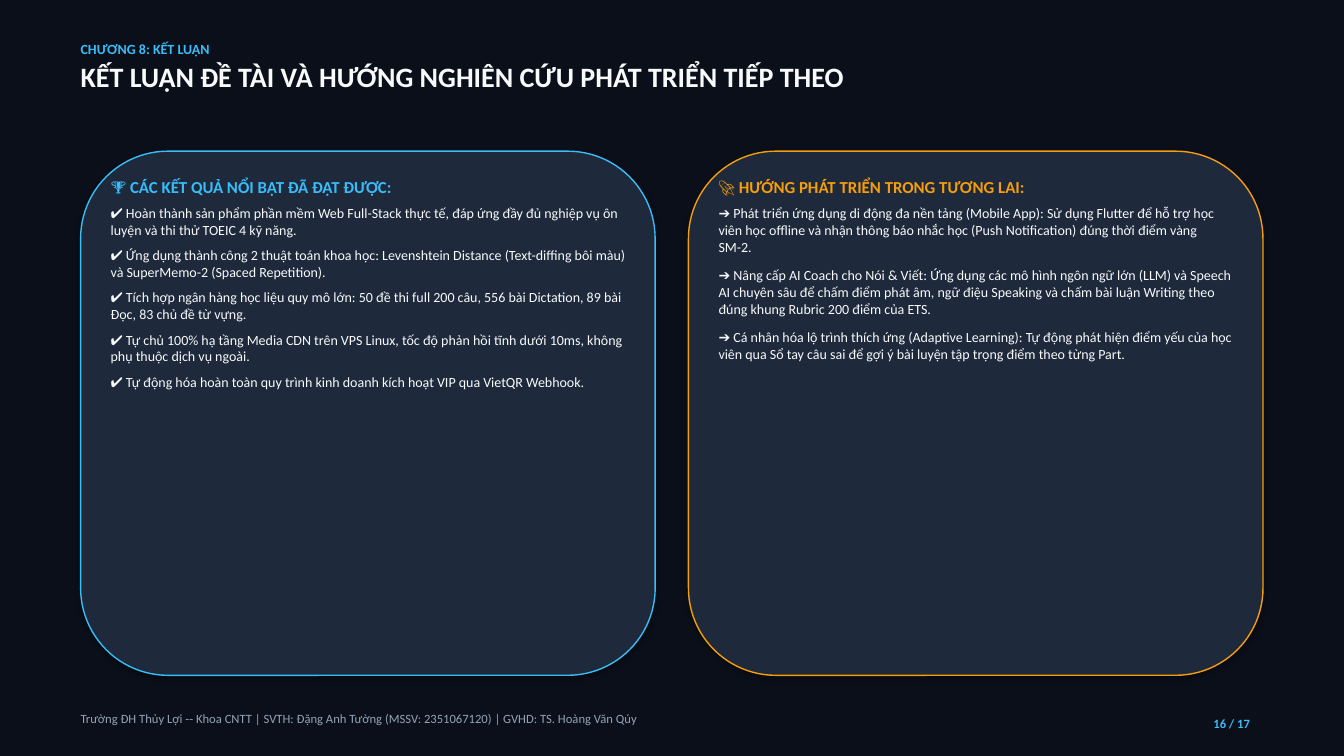
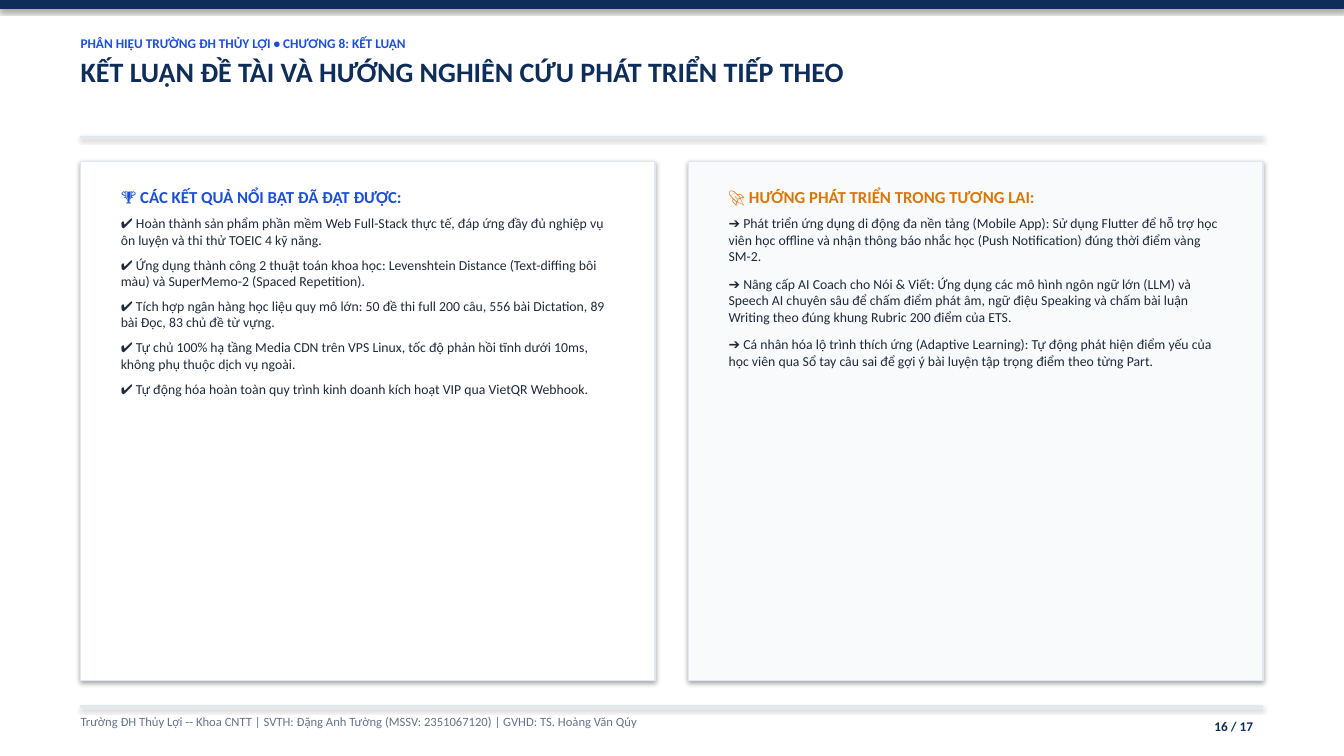
Before and after one commit to DangAnhTuong/He_Thong_Hoc_Thi_Toeic, a slide deck: slide 16 of Bao_Cao_Thuyet_Trinh_He_Thong_Hoc_Thi_Toeic.pptx. Drawn at 1344x756 pixels with LibreOffice and Linux fonts; fonts in the diff are those of the drawing. Boxes give left, top, right and bottom in pixels: in the first picture for what was removed or moved away, otherwise in the second. Text is boxed around its words. In the diff, an @@ line names an element or a change of style, - is before the commit and + after.

```diff
--- a/Bao_Cao_Thuyet_Trinh_He_Thong_Hoc_Thi_Toeic.pptx
+++ b/Bao_Cao_Thuyet_Trinh_He_Thong_Hoc_Thi_Toeic.pptx
@@ rectangle at <box>0,0,1344,756</box>: fill #0B0F19 to #FFFFFF; outline #0B0F19 0.75 pt to #FFFFFF 0.75 pt @@
@@ rectangle added at <box>0,0,1344,8</box>, fill #0F2D59, outline #0F2D59 0.75 pt @@
@@ text at <box>81,37,405,51</box>: text changed; size 10 to 9.5 pt; text colour #38BDF8 to #1D4ED8 @@
-CHƯƠNG 8: KẾT LUẬN
+PHÂN HIỆU TRƯỜNG ĐH THỦY LỢI • CHƯƠNG 8: KẾT LUẬN
@@ text at <box>81,58,844,87</box>: text colour #F8FAFC to #0F2D59 in "KẾT LUẬN ĐỀ TÀI VÀ HƯỚNG NGHIÊN ..." @@
@@ rectangle added at <box>81,136,1263,137</box>, fill #E2E8F0, outline #E2E8F0 0.75 pt @@
@@ rounded rectangle removed at <box>81,151,655,676</box> @@
@@ rectangle added at <box>81,161,655,681</box>, fill #FFFFFF, outline #E2E8F0 1 pt @@
@@ rounded rectangle removed at <box>689,151,1263,676</box> @@
@@ rectangle added at <box>689,161,1263,681</box>, fill #F8FAFC, outline #E2E8F0 1 pt @@
@@ text "🏆 CÁC KẾT QUẢ NỔI ...": place and size @@
-text "🏆 CÁC KẾT QUẢ NỔI ..." at <box>111,179,625,390</box>
+text "🏆 CÁC KẾT QUẢ NỔI ..." at <box>121,189,605,397</box>
@@ text "🏆 CÁC KẾT QUẢ NỔI ..." at <box>121,189,605,397</box>: text colour #38BDF8 to #1D4ED8 in "🏆 CÁC KẾT QUẢ NỔI BẬT ĐÃ ..."; size 10 to 9.8 pt, text colour #F8FAFC to #1E293B @@
@@ text "🚀 HƯỚNG PHÁT TRIỂN TRONG ...": place and size @@
-text "🚀 HƯỚNG PHÁT TRIỂN TRONG ..." at <box>719,179,1232,362</box>
+text "🚀 HƯỚNG PHÁT TRIỂN TRONG ..." at <box>729,189,1217,369</box>
@@ text "🚀 HƯỚNG PHÁT TRIỂN TRONG ..." at <box>729,189,1217,369</box>: text colour #F59E0B to #D97706 in "🚀 HƯỚNG PHÁT TRIỂN TRONG TƯƠNG LAI:"; size 10 to 9.8 pt, text colour #F8FAFC to #1E293B @@
@@ text "Trường ĐH Thủy Lợi -- ..." at <box>81,717,637,728</box>: text colour #94A3B8 to #64748B @@
@@ rectangle added at <box>81,706,1263,707</box>, fill #E2E8F0, outline #E2E8F0 0.75 pt @@
@@ text "16 / 17" at <box>1214,722,1253,731</box>: size 9 to 9.5 pt, text colour #38BDF8 to #0F2D59 @@
```
Also in this commit, not shown: 16 other slides changed.
